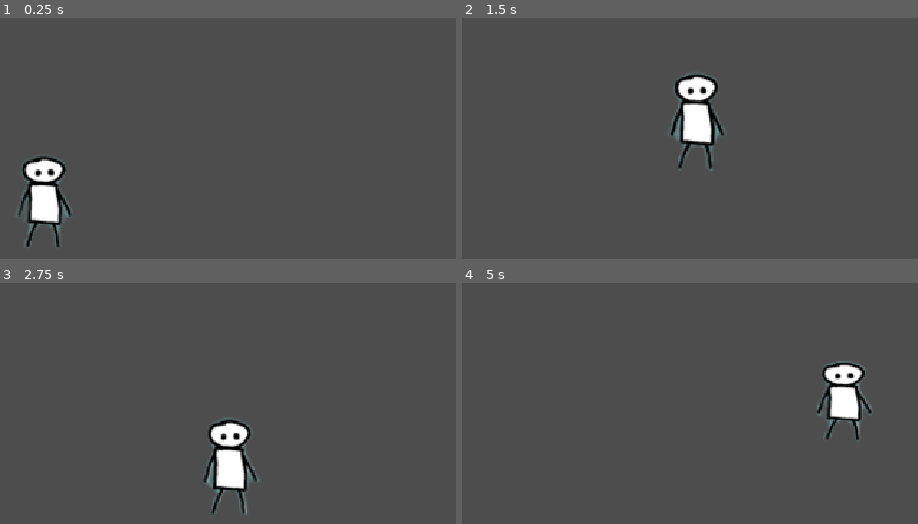
Above: before the commit, frames 1-4 (two rows, left to right).
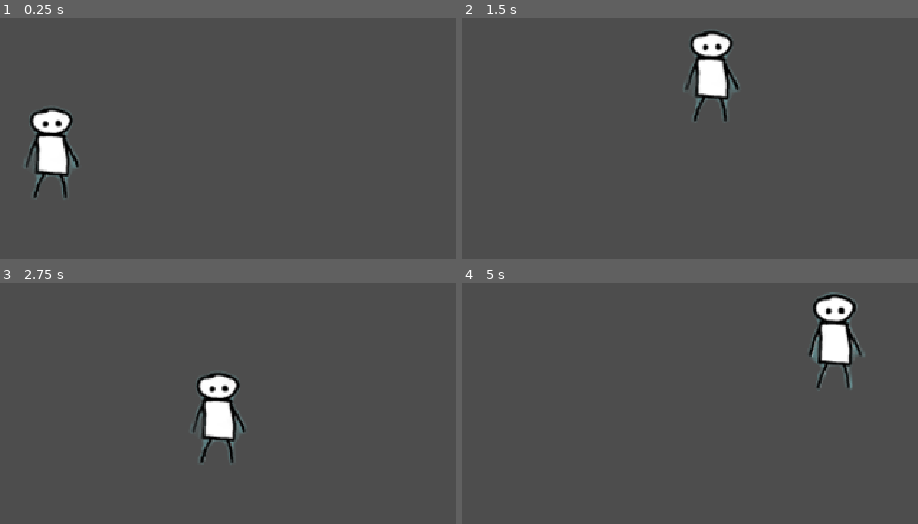
Above: after the commit, the same moments.

Repository: mitchglitchisdabestg/Little-guy-fighter
Game: Godot game, scene res://Scenes/World/world.tscn
Two runs of this game, one before a commit and one after it. Both use one fixed random seed, a clock stepped at 60 frames per second and the inputs below.
Inputs:
- Up to frame 1 (0.25 s): no input
- Up to frame 2 (1.5 s): hold D (Right) from 0.53 s (still down); tap Space (Jump) at 0.77 s
- Up to frame 3 (2.75 s): tap Space (Jump) at 1.52 s; release D (Right) at 2.03 s; hold A (Left) from 2.03 s (still down)
- Up to frame 4 (5 s): release A (Left) at 2.78 s; hold D (Right) 2.78-4.28 s; tap Space (Jump) at 3.02, 3.77, 4.52 s; hold A (Left) from 4.28 s (still down)

The runs differ from the first frame. In frame 1, 4.0% of the frame differs, in the area x 4-18%, y 37-96%; in frame 2, 4.2%; in frame 3, 4.2%; in frame 4, 4.5%, in the area x 76-90%, y 3-66%.

Commit message:
added a slightly less scuffed idle animation

Diff:
--- a/little-guy-st/Scenes/Player/player.tscn
+++ b/little-guy-st/Scenes/Player/player.tscn
@@ -1,53 +1,25 @@
 [gd_scene format=3 uid="uid://kt33apddjbb0"]
 
 [ext_resource type="Script" uid="uid://d8dy8y246ms2" path="res://Scripts/Player.gd" id="1_uvnfx"]
-[ext_resource type="Texture2D" uid="uid://ckleflkblymg" path="res://Assets/Player/Little guy base sprite sheet (2).png" id="2_a3d8c"]
+[ext_resource type="Texture2D" uid="uid://c3l82t7mf723n" path="res://Assets/Player/spritesheet.png" id="2_a3d8c"]
 
 [sub_resource type="AtlasTexture" id="AtlasTexture_xpcdj"]
 atlas = ExtResource("2_a3d8c")
-region = Rect2(0, 345, 402, 345)
-
-[sub_resource type="AtlasTexture" id="AtlasTexture_mtuoh"]
-atlas = ExtResource("2_a3d8c")
-region = Rect2(402, 345, 402, 345)
-
-[sub_resource type="AtlasTexture" id="AtlasTexture_htcer"]
-atlas = ExtResource("2_a3d8c")
-region = Rect2(804, 345, 402, 345)
-
-[sub_resource type="AtlasTexture" id="AtlasTexture_dd0ac"]
-atlas = ExtResource("2_a3d8c")
-region = Rect2(1206, 345, 402, 345)
-
-[sub_resource type="AtlasTexture" id="AtlasTexture_0u5uq"]
-atlas = ExtResource("2_a3d8c")
-region = Rect2(1608, 345, 402, 345)
+region = Rect2(742, 248, 742, 248)
 
 [sub_resource type="AtlasTexture" id="AtlasTexture_jlvik"]
 atlas = ExtResource("2_a3d8c")
-region = Rect2(2010, 345, 402, 345)
+region = Rect2(1484, 0, 742, 248)
 
 [sub_resource type="AtlasTexture" id="AtlasTexture_gk6dx"]
 atlas = ExtResource("2_a3d8c")
-region = Rect2(2412, 345, 402, 345)
+region = Rect2(2226, 0, 742, 248)
 
 [sub_resource type="SpriteFrames" id="SpriteFrames_pp5cw"]
 animations = [{
 "frames": [{
 "duration": 1.0,
 "texture": SubResource("AtlasTexture_xpcdj")
-}, {
-"duration": 1.0,
-"texture": SubResource("AtlasTexture_mtuoh")
-}, {
-"duration": 1.0,
-"texture": SubResource("AtlasTexture_htcer")
-}, {
-"duration": 1.0,
-"texture": SubResource("AtlasTexture_dd0ac")
-}, {
-"duration": 1.0,
-"texture": SubResource("AtlasTexture_0u5uq")
 }, {
 "duration": 1.0,
 "texture": SubResource("AtlasTexture_jlvik")
@@ -66,18 +38,19 @@
 }]
 
 [sub_resource type="CapsuleShape2D" id="CapsuleShape2D_pp5cw"]
-radius = 21.0
-height = 150.0
+radius = 37.0
+height = 206.0
 
 [node name="CharacterBody2D" type="CharacterBody2D" unique_id=2102168226]
 script = ExtResource("1_uvnfx")
 
 [node name="AnimatedSprite2D" type="AnimatedSprite2D" parent="." unique_id=1463377531]
+position = Vector2(303, -114)
 sprite_frames = SubResource("SpriteFrames_pp5cw")
 animation = &"Idle"
 autoplay = "Idle"
-frame_progress = 0.0036720552
+frame_progress = 0.9335818
 
 [node name="CollisionShape2D" type="CollisionShape2D" parent="." unique_id=2047518211]
-position = Vector2(1, -56)
+position = Vector2(0, -104)
 shape = SubResource("CapsuleShape2D_pp5cw")
Binary file added: little-guy-st/Assets/Player/spritesheet.png
Not shown, added: little-guy-st/Assets/Player/spritesheet.png.import
